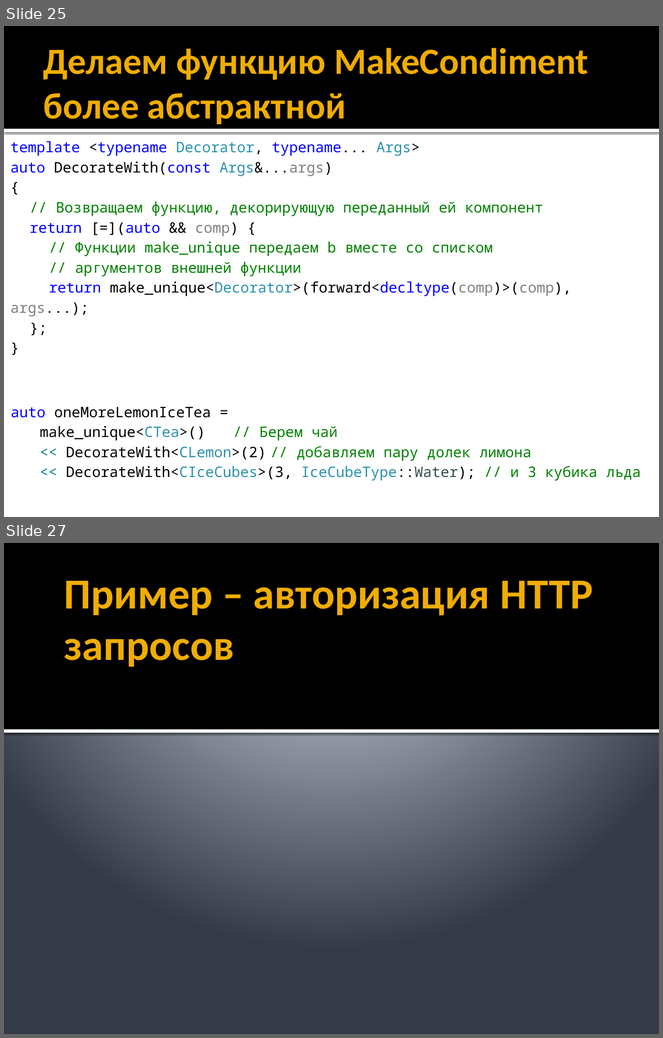
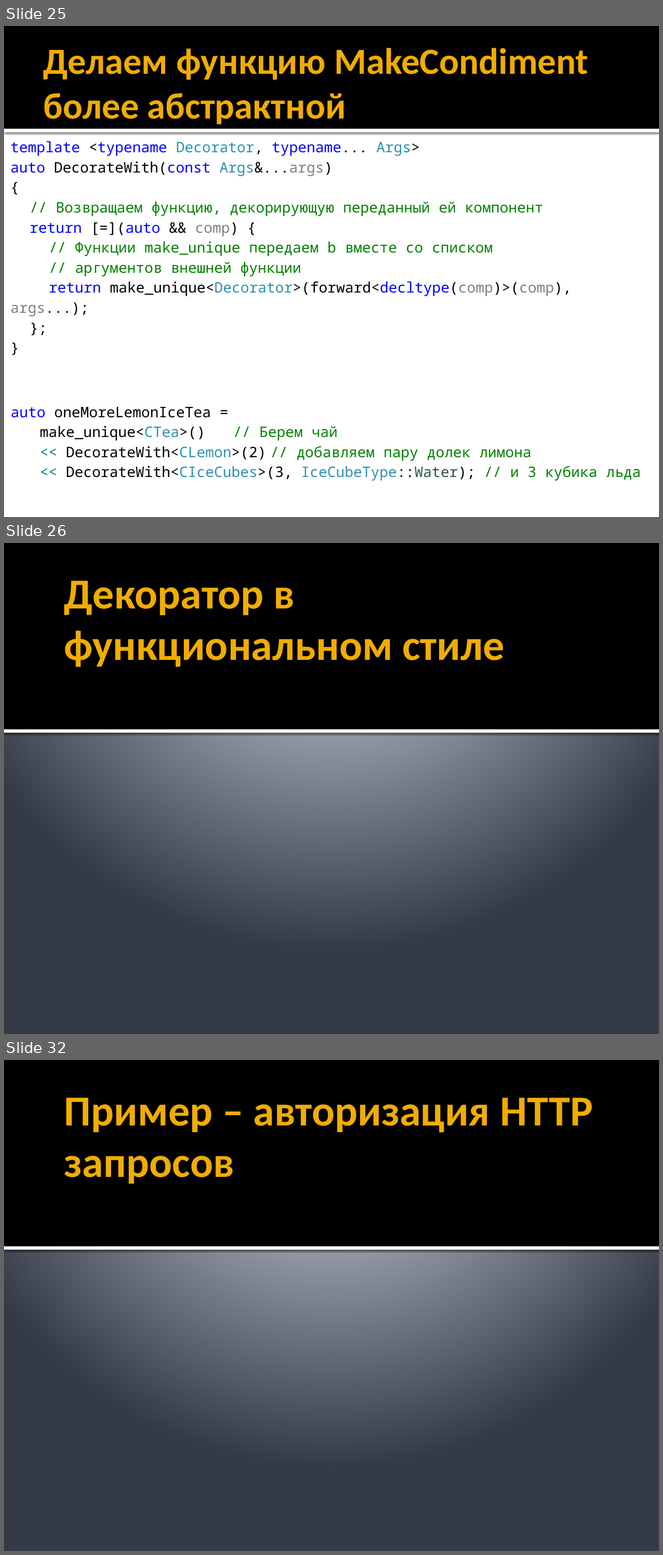
Before and after one commit to alexey-malov/ood, a slide deck: lectures/03.decorator/decorator.pptx. Shown one above the other, each under a label of ours: slides 25 and 27 before the commit, slides 25, 26 and 32 after it; the slides between them are not shown. The pictures are 663x1038 and 663x1555 pixels, drawn with LibreOffice and Linux fonts; fonts in the diff are those of the drawing. Boxes give left, top, right and bottom in pixels: in the first picture for what was removed or moved away, otherwise in the second. Text is boxed around its words. In the diff, an @@ line names an element or a change of style, - is before the commit and + after.

Commit message:
Добавил примеры по паттерну Декоратор

```diff
--- a/lectures/03.decorator/decorator.pptx
+++ b/lectures/03.decorator/decorator.pptx
@@ slide 26 added at <box>4,543,659,1034</box>, background gradient #C1C5D3 to #BFC4D2 to #353B47; not listed: 2 template elements that a slide beside it also shows @@
@@ title added at <box>64,580,505,667</box>, 47 pt, text #F0AD00, bold @@
+Декоратор в функциональном стиле
@@ what was slide 27 is now slide 32 @@
```
Also in this commit, not shown: 1 slide changed, 5 other slides added, 6 other files.
